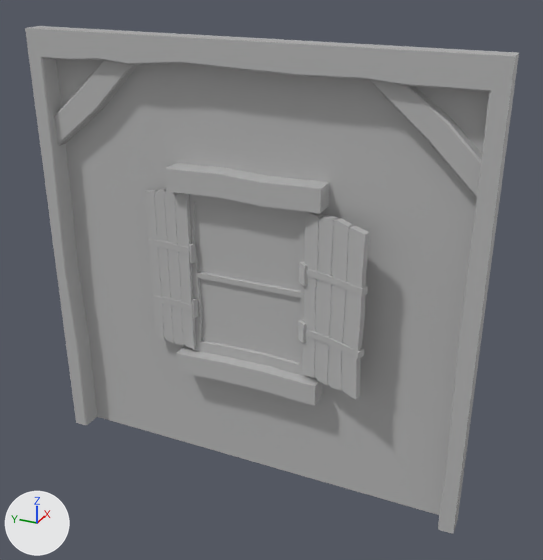
A saved change to the FBX model PC_Client_&_Server_Makina/Assets/Environement Final/Buildings/Facades & pillars/Facades Type 1 (Slums)/F_Type1_Window_Volet/F_Type1_Window_VoletOpen/F_Type1_Window_VoletOpen.fbx.
Camera for both pictures: a 50 mm camera at (-4.56, -1.97, 3.53) aimed at (-0.44, -0.12, 1.47). Arrows for +X, +Y and +Z are at lower left; the lights stay in place.

The first picture shows 'F_Type1_Window_VoletOpen'.
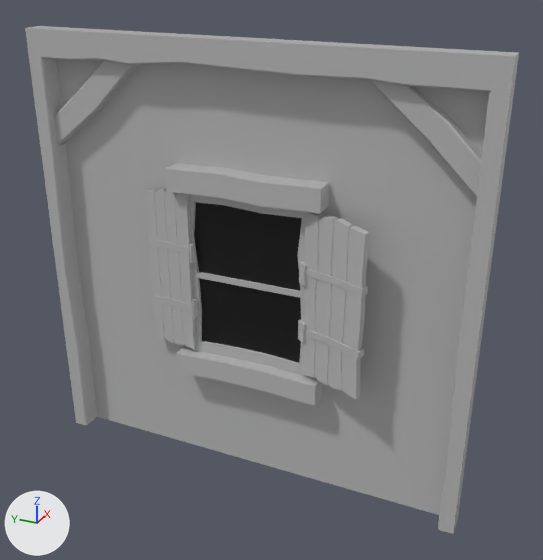
The newer file is also turned or shifted as a whole; pictures and numbers use the older file's frame.

Location of each change, [x1, y1, x2, y2] in pixels of the pictures (543 x 560 px):
```json
{"part": 1, "of": "me_mesh", "change": "recoloured", "before": [194, 202, 302, 363], "after": [194, 202, 302, 363], "on screen": "grey to black"}
```

Scene script edits in JSON lines:
```json
{"op": "add", "block": "mat_01___default_slot__2", "code": ["mat_01___default_slot__2 = principled_material('01 - Default Slot #2')", "mat_01___default_slot__2.base_color = (0.0, 0.0, 0.0)  # black #000000", "mat_01___default_slot__2.roughness = 0.553"]}
{"block": "me_mesh", "where": "me_mesh.from_pydata(...)  # 686 vertices, 635 faces; spans x -0.73..-0.23, y -1.5..1.5, z 0.0..3.0"}
{"block": "me_mesh", "where": "# used by ob_f_type1_window_voletopen; location = (0.0, 0.0, 0.0)"}
{"block": "me_mesh", "change": "me_mesh part 1: all 12 faces centred in x -0.53, y -0.25..0.28, z 1.08..1.85 switch from mat_07___default (grey #bcbcbc) to mat_01___default_slot__2 (black #000000)"}
```
